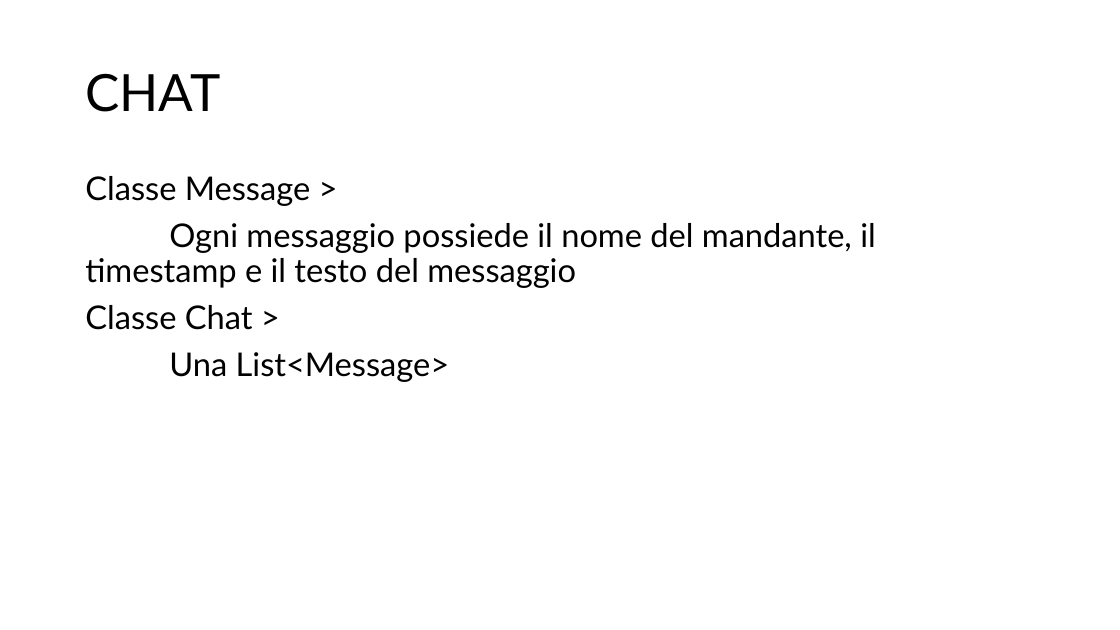
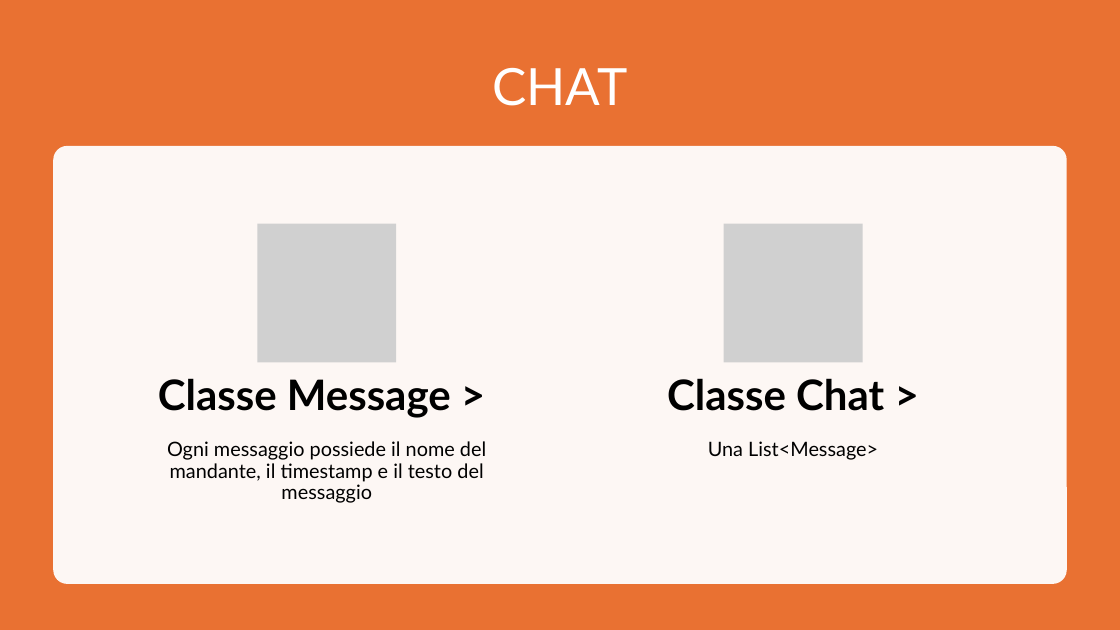
Before and after one commit to Ago19pc/IS24-AM04, a slide deck: slide 3 of deliveries/Codex Naturalis.pptx. Drawn at 1120x630 pixels with LibreOffice and Linux fonts; fonts in the diff are those of the drawing; grey boxes stand for pictures. Boxes give left, top, right and bottom in pixels: in the first picture for what was removed or moved away, otherwise in the second. Text is boxed around its words. In the diff, an @@ line names an element or a change of style, - is before the commit and + after.

```diff
--- a/deliveries/Codex Naturalis.pptx
+++ b/deliveries/Codex Naturalis.pptx
@@ rectangle added at (0, 0, 1120, 630), fill #E97132 @@
@@ title "CHAT": place and size @@
-title "CHAT" at (85, 73, 220, 112)
+title "CHAT" at (492, 68, 627, 106)
@@ title "CHAT" at (492, 68, 627, 106): text colour #000000 to #FFFFFF; alignment left to centre @@
@@ rounded rectangle added at (53, 146, 1067, 584), fill #FFFFFF at 95% opacity @@
@@ text removed at (85, 176, 876, 382) @@
-Classe Message >
-Ogni messaggio possiede il nome del mandante, il timestamp e il testo del messaggio
-Classe Chat >
-Una List<Message>
@@ group added at (158, 223, 884, 503): 4 texts, 2 pictures @@
+Classe Message >
+Ogni messaggio possiede il nome del mandante, il timestamp e il testo del messaggio
+Classe Chat >
+Una List<Message>
```
Also in this commit, not shown: 7 other slides changed, 5 slides added, 4 slides removed.
